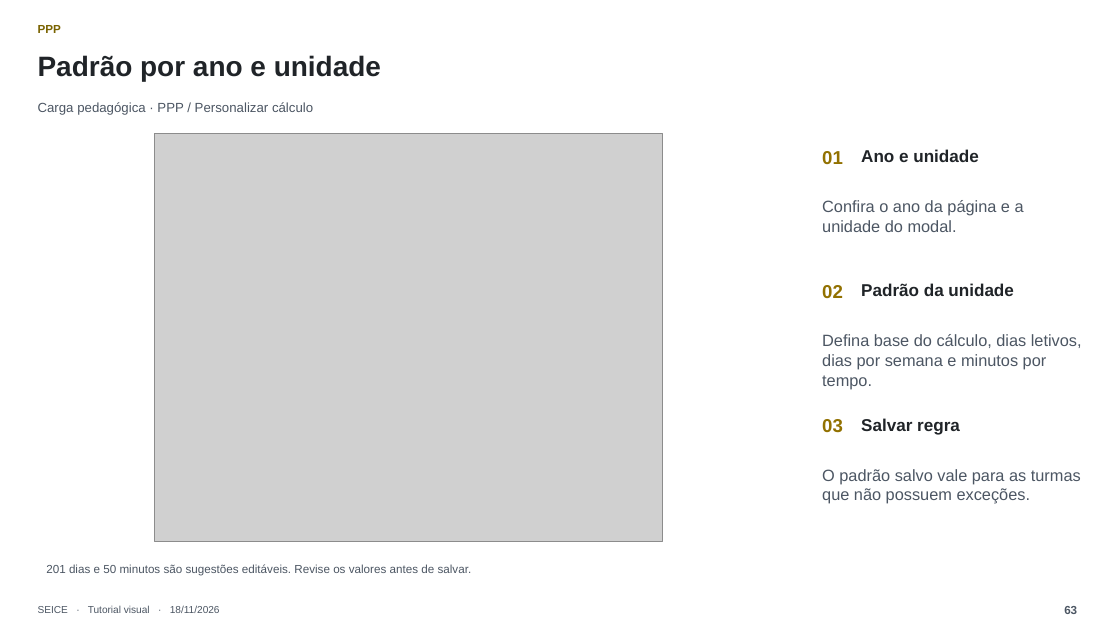
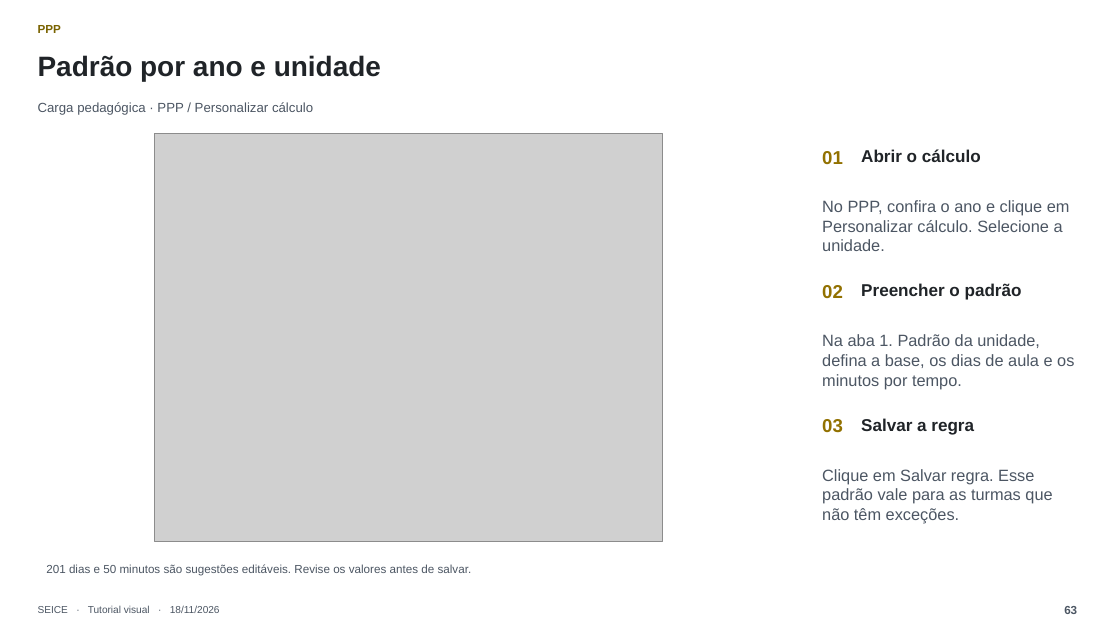
Before and after one commit to joaodorast/seice-horarios, a slide deck: slide 63 of docs/tutorial/SEICE-Tutorial-Completo-2026-11-18.pptx. Drawn at 1120x630 pixels with LibreOffice and Linux fonts; fonts in the diff are those of the drawing; grey boxes stand for pictures. Boxes give left, top, right and bottom in pixels: in the first picture for what was removed or moved away, otherwise in the second. Text is boxed around its words. In the diff, an @@ line names an element or a change of style, - is before the commit and + after.

```diff
--- a/docs/tutorial/SEICE-Tutorial-Completo-2026-11-18.pptx
+++ b/docs/tutorial/SEICE-Tutorial-Completo-2026-11-18.pptx
@@ text at (x1=861, y1=149, x2=981, y2=162): text changed @@
-Ano e unidade
+Abrir o cálculo
@@ text at (x1=822, y1=200, x2=1070, y2=251): text changed @@
-Confira o ano da página e a unidade do modal.
+No PPP, confira o ano e clique em Personalizar cálculo. Selecione a unidade.
@@ text at (x1=861, y1=283, x2=1022, y2=300): text changed @@
-Padrão da unidade
+Preencher o padrão
@@ text at (x1=822, y1=334, x2=1074, y2=389): text changed @@
-Defina base do cálculo, dias letivos, dias por semana e minutos por tempo.
+Na aba 1. Padrão da unidade, defina a base, os dias de aula e os minutos por tempo.
@@ text at (x1=861, y1=418, x2=974, y2=435): text changed @@
-Salvar regra
+Salvar a regra
@@ text at (x1=822, y1=469, x2=1052, y2=524): text changed @@
-O padrão salvo vale para as turmas que não possuem exceções.
+Clique em Salvar regra. Esse padrão vale para as turmas que não têm exceções.
```
Also in this commit, not shown: 28 other slides changed, 1 slide removed.
